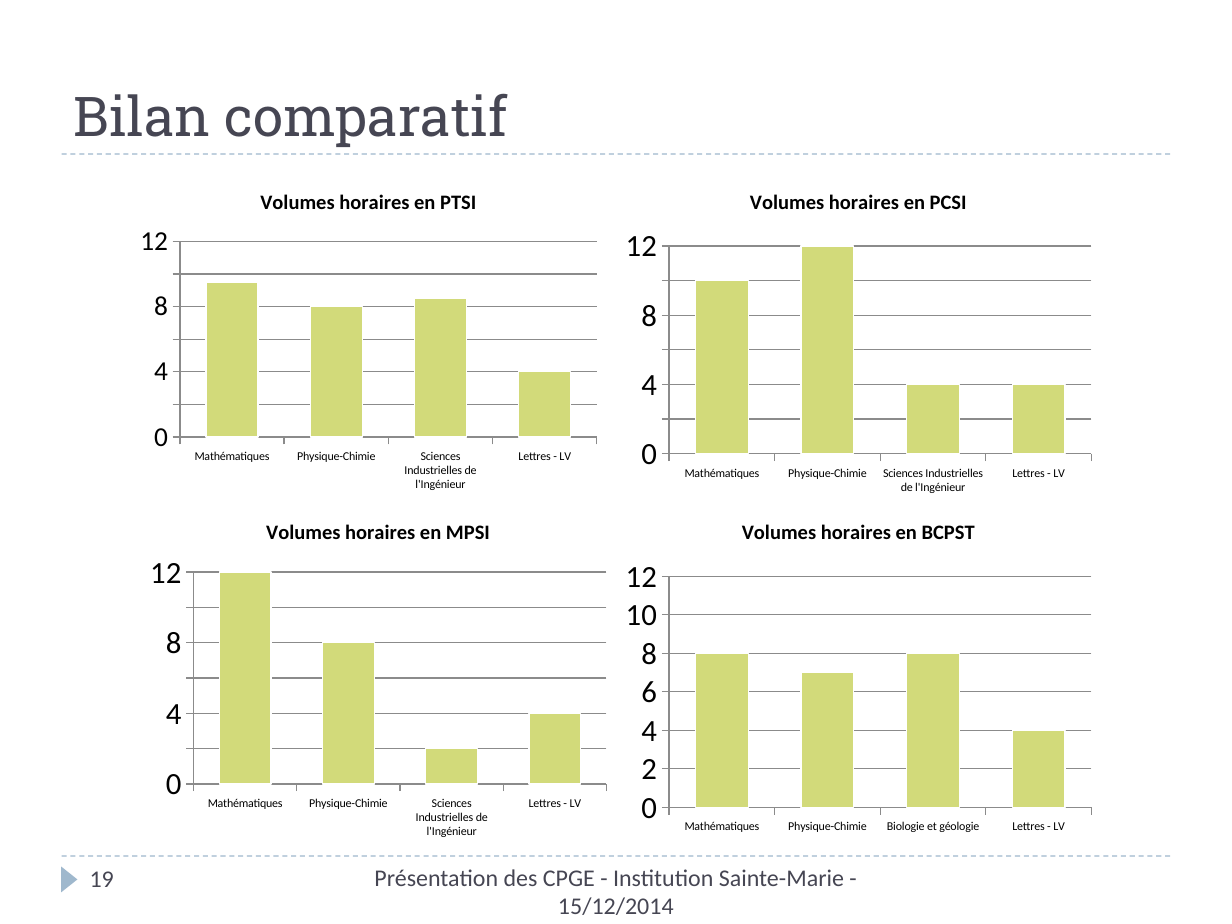
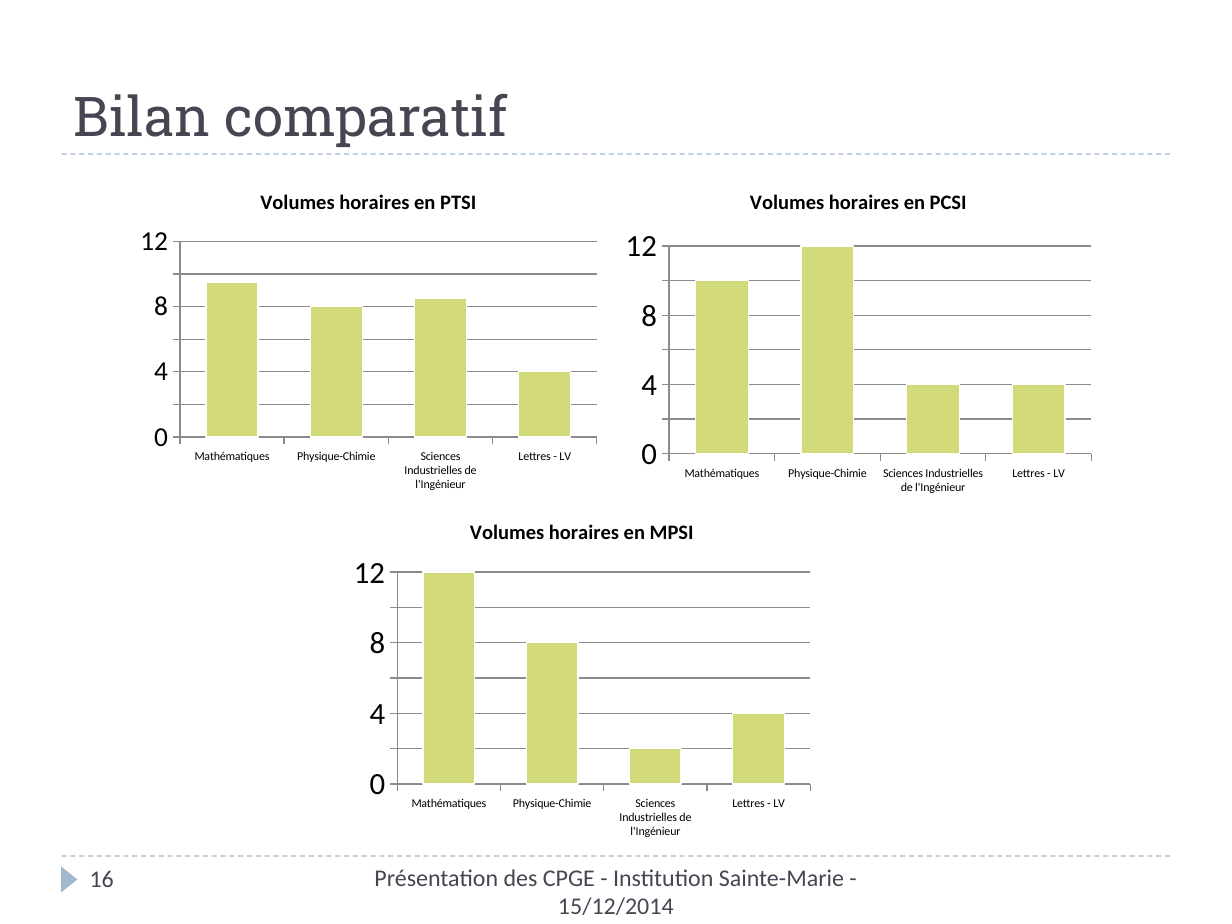
Before and after one commit to xpessoles/Orientation, a slide deck: slide 16 of Rouviere/PresentationCPGE_ISM.pptx (slide 19 before the commit). Drawn at 1232x924 pixels with LibreOffice and Linux fonts; fonts in the diff are those of the drawing. Boxes give left, top, right and bottom in pixels: in the first picture for what was removed or moved away, otherwise in the second. Text is boxed around its words. In the diff, an @@ line names an element or a change of style, - is before the commit and + after.

```diff
--- a/Rouviere/PresentationCPGE_ISM.pptx
+++ b/Rouviere/PresentationCPGE_ISM.pptx
@@ column chart: place and size @@
-column chart at box(140, 500, 616, 849)
+column chart at box(345, 500, 821, 849)
@@ column chart removed at box(616, 500, 1101, 840) @@
-title "Volumes horaires en BCPST"
-categories: Mathématiques, Physique-Chimie, Biologie et géologie, Lettres - LV
-Series 1: 8, 7, 8, 4
@@ page number at box(90, 871, 114, 887): text changed @@
-19
+16
```
Also in this commit, not shown: 3 other slides changed, 4 slides removed.
